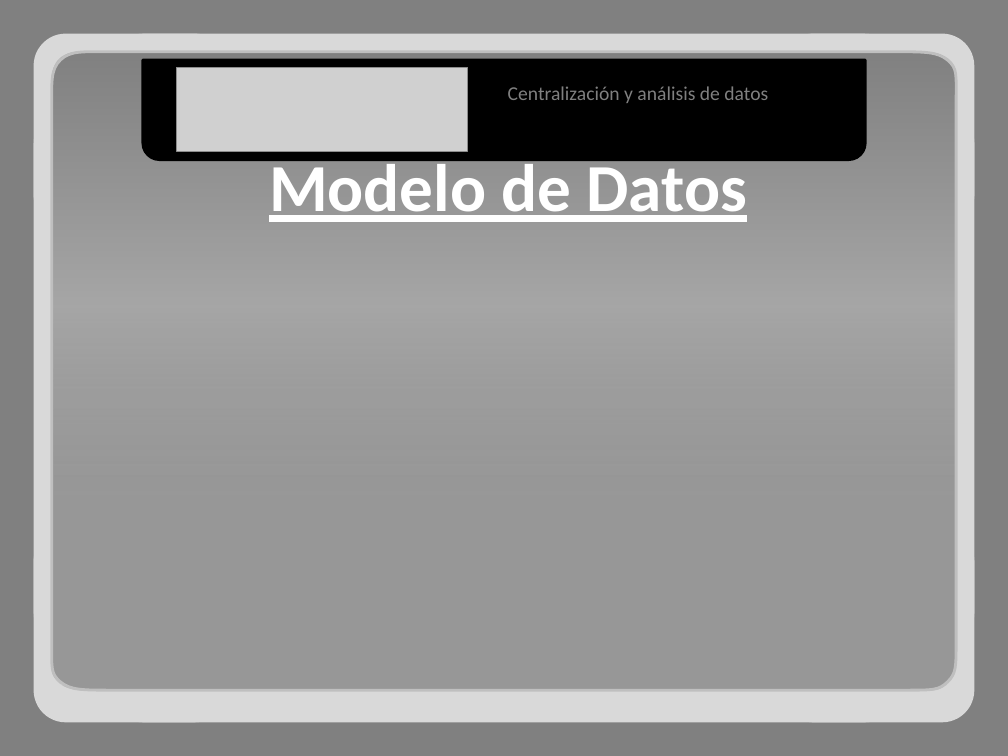
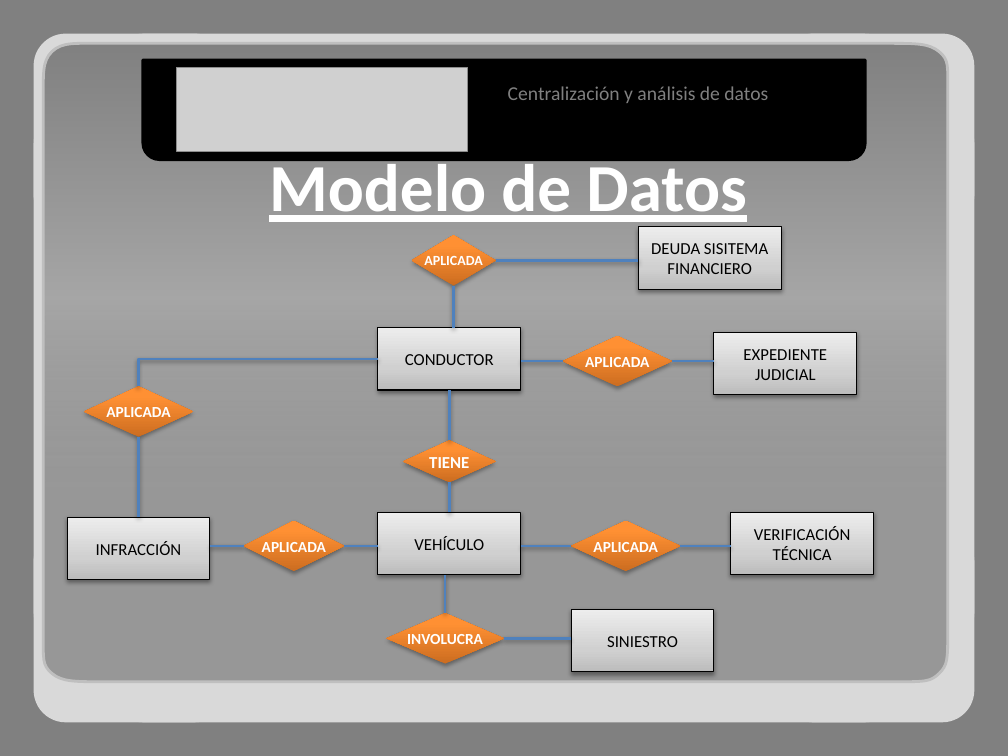
Before and after one commit to adrianachelotti/tallerdesarrollo1ero2011, a slide deck: slide 10 of Presentacion/Tecnica/Presentacion Tecnica.pptx. Drawn at 1008x756 pixels with LibreOffice and Linux fonts; fonts in the diff are those of the drawing; grey boxes stand for pictures. Boxes give left, top, right and bottom in pixels: in the first picture for what was removed or moved away, otherwise in the second. Text is boxed around its words. In the diff, an @@ line names an element or a change of style, - is before the commit and + after.

Commit message:
MODELO RELACIONAL

```diff
--- a/Presentacion/Tecnica/Presentacion Tecnica.pptx
+++ b/Presentacion/Tecnica/Presentacion Tecnica.pptx
@@ freeform shape: place and size @@
-freeform shape at bbox=[50, 50, 958, 690]
+freeform shape at bbox=[42, 42, 950, 682]
@@ diamond added at bbox=[411, 235, 495, 285], fill gradient #CC6E20 to #FF9034 to #FF9136, 10 pt, text #FFFFFF, bold @@
+APLICADA
@@ rectangle added at bbox=[638, 227, 781, 289], fill gradient #BDBDBD to #D1D1D1 to #EEEEEE, outline #000000 0.75 pt, 12 pt, text #000000 @@
+DEUDA SISITEMA FINANCIERO
@@ line added from (496, 260) to (638, 260), #4F81BD 1.75 pt @@
@@ line added from (454, 328) to (454, 285), #4F81BD 1.75 pt @@
@@ rectangle added at bbox=[378, 328, 521, 390], fill gradient #BDBDBD to #D1D1D1 to #EEEEEE, outline #000000 0.75 pt, 12 pt, text #000000 @@
+CONDUCTOR
@@ elbow line added from (139, 386) to (378, 359), #4F81BD 1.75 pt @@
@@ diamond added at bbox=[562, 336, 671, 386], fill gradient #CC6E20 to #FF9034 to #FF9136, 11 pt, text #FFFFFF, bold @@
+APLICADA
@@ rectangle added at bbox=[714, 333, 857, 395], fill gradient #BDBDBD to #D1D1D1 to #EEEEEE, outline #000000 0.75 pt, 12 pt, text #000000 @@
+EXPEDIENTE JUDICIAL
@@ diamond added at bbox=[84, 386, 193, 436], fill gradient #CC6E20 to #FF9034 to #FF9136, 11 pt, text #FFFFFF, bold @@
+APLICADA
@@ line added from (521, 361) to (562, 361), #4F81BD 1.75 pt @@
@@ line added from (672, 361) to (714, 361), #4F81BD 1.75 pt @@
@@ line added from (450, 390) to (450, 440), #4F81BD 1.75 pt @@
@@ line added from (139, 517) to (139, 436), #4F81BD 1.75 pt @@
@@ diamond added at bbox=[403, 440, 496, 483], fill gradient #CC6E20 to #FF9034 to #FF9136, 12 pt, text #FFFFFF, bold @@
+TIENE
@@ line added from (450, 512) to (450, 483), #4F81BD 1.75 pt @@
@@ rectangle added at bbox=[68, 517, 211, 580], fill gradient #BDBDBD to #D1D1D1 to #EEEEEE, outline #000000 0.75 pt, 12 pt, text #000000 @@
+INFRACCIÓN
@@ diamond added at bbox=[244, 521, 345, 572], fill gradient #CC6E20 to #FF9034 to #FF9136, 11 pt, text #FFFFFF, bold @@
+APLICADA
@@ rectangle added at bbox=[378, 512, 521, 575], fill gradient #BDBDBD to #D1D1D1 to #EEEEEE, outline #000000 0.75 pt, 12 pt, text #000000 @@
+VEHÍCULO
@@ diamond added at bbox=[572, 521, 680, 572], fill gradient #CC6E20 to #FF9034 to #FF9136, 11 pt, text #FFFFFF, bold @@
+APLICADA
@@ rectangle added at bbox=[731, 512, 874, 575], fill gradient #BDBDBD to #D1D1D1 to #EEEEEE, outline #000000 0.75 pt, 12 pt, text #000000 @@
+VERIFICACIÓN TÉCNICA
@@ line added from (210, 546) to (244, 546), #4F81BD 1.75 pt @@
@@ line added from (345, 546) to (378, 546), #4F81BD 1.75 pt @@
@@ line added from (521, 546) to (572, 546), #4F81BD 1.75 pt @@
@@ line added from (680, 546) to (731, 546), #4F81BD 1.75 pt @@
@@ line added from (446, 613) to (446, 575), #4F81BD 1.75 pt @@
@@ diamond added at bbox=[386, 613, 504, 663], fill gradient #CC6E20 to #FF9034 to #FF9136, 11 pt, text #FFFFFF, bold @@
+INVOLUCRA
@@ rectangle added at bbox=[572, 610, 715, 672], fill gradient #BDBDBD to #D1D1D1 to #EEEEEE, outline #000000 0.75 pt, 12 pt, text #000000 @@
+SINIESTRO
@@ line added from (504, 638) to (572, 638), #4F81BD 1.75 pt @@
```
